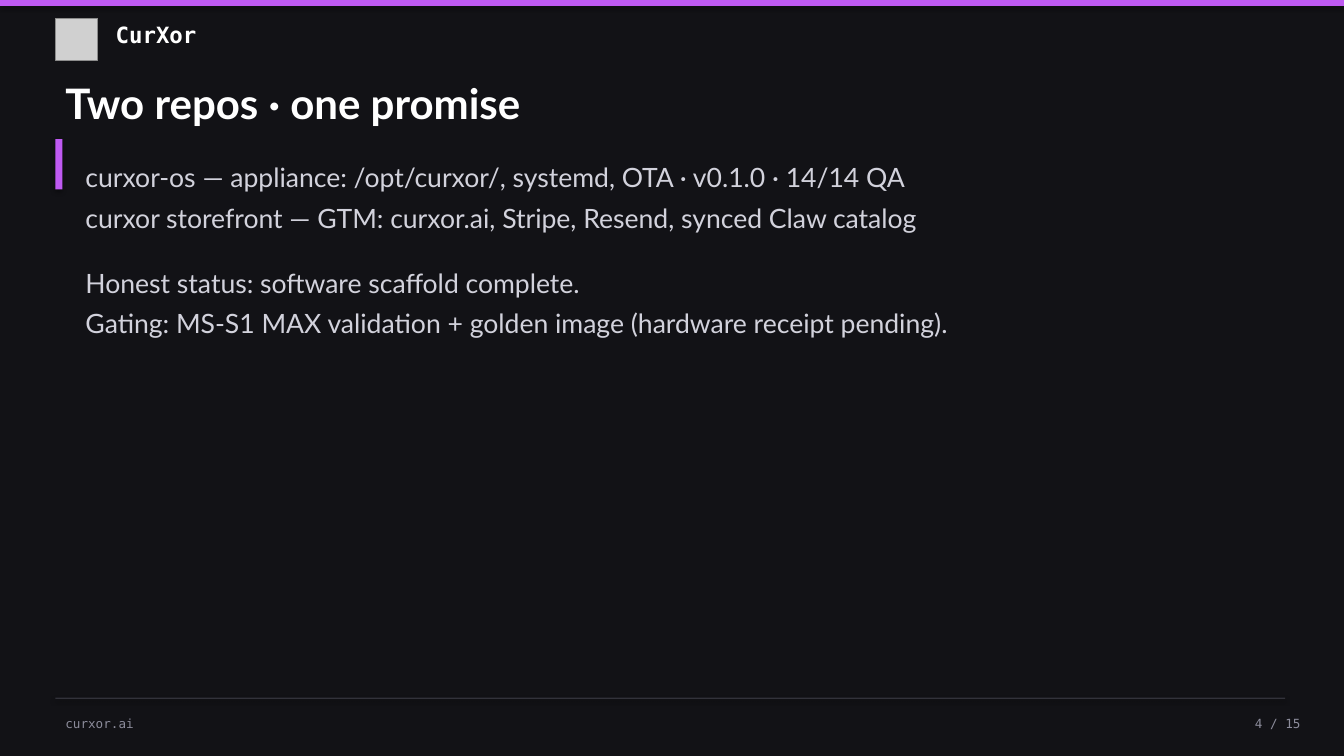
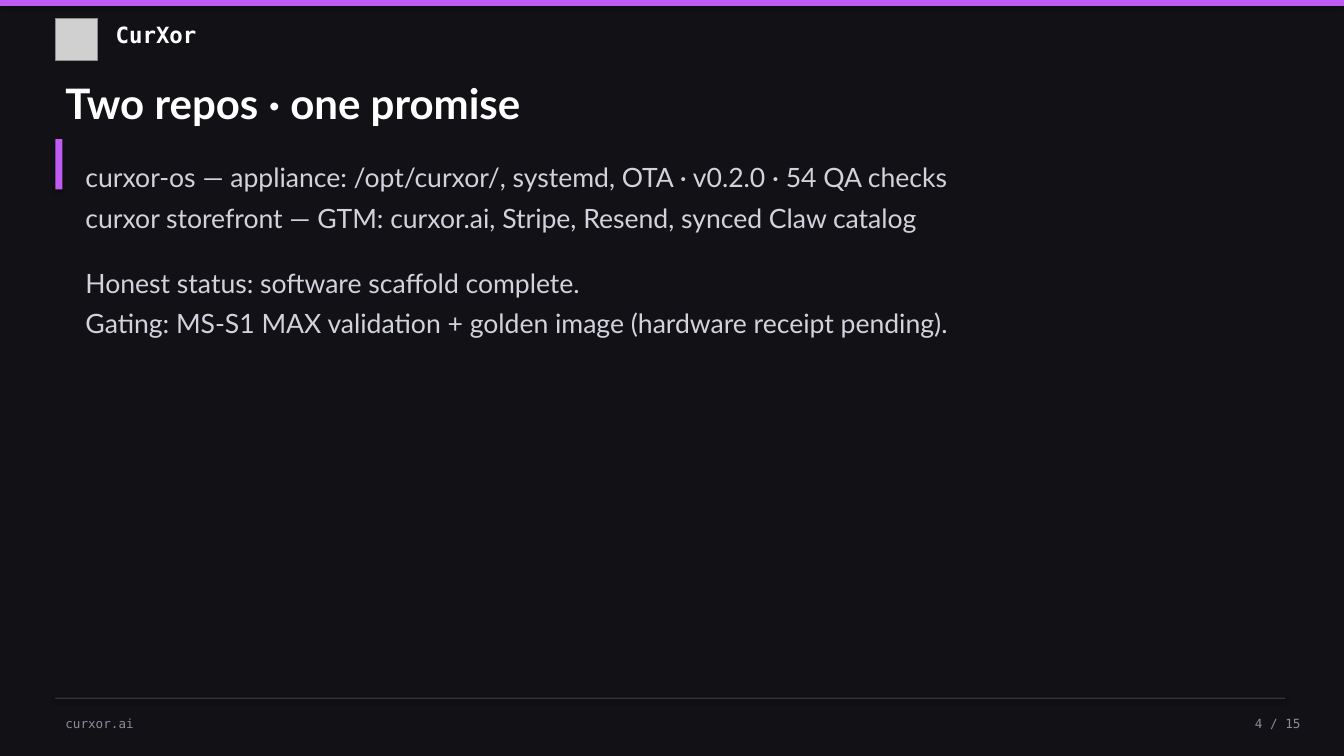
Before and after one commit to ankurmisra1982/curxor-storefront, a slide deck: slide 4 of docs/CurXor-Pitch-Deck-Speaker-Notes.pptx. Drawn at 1344x756 pixels with LibreOffice and Linux fonts; fonts in the diff are those of the drawing; grey boxes stand for pictures. Boxes give left, top, right and bottom in pixels: in the first picture for what was removed or moved away, otherwise in the second. Text is boxed around its words. In the diff, an @@ line names an element or a change of style, - is before the commit and + after.

```diff
--- a/docs/CurXor-Pitch-Deck-Speaker-Notes.pptx
+++ b/docs/CurXor-Pitch-Deck-Speaker-Notes.pptx
@@ text at [85, 167, 947, 192]: text changed @@
-curxor-os — appliance: /opt/curxor/, systemd, OTA · v0.1.0 · 14/14 QA
+curxor-os — appliance: /opt/curxor/, systemd, OTA · v0.2.0 · 54 QA checks
```
Also in this commit, not shown: 5 other slides changed, 15 other files.
